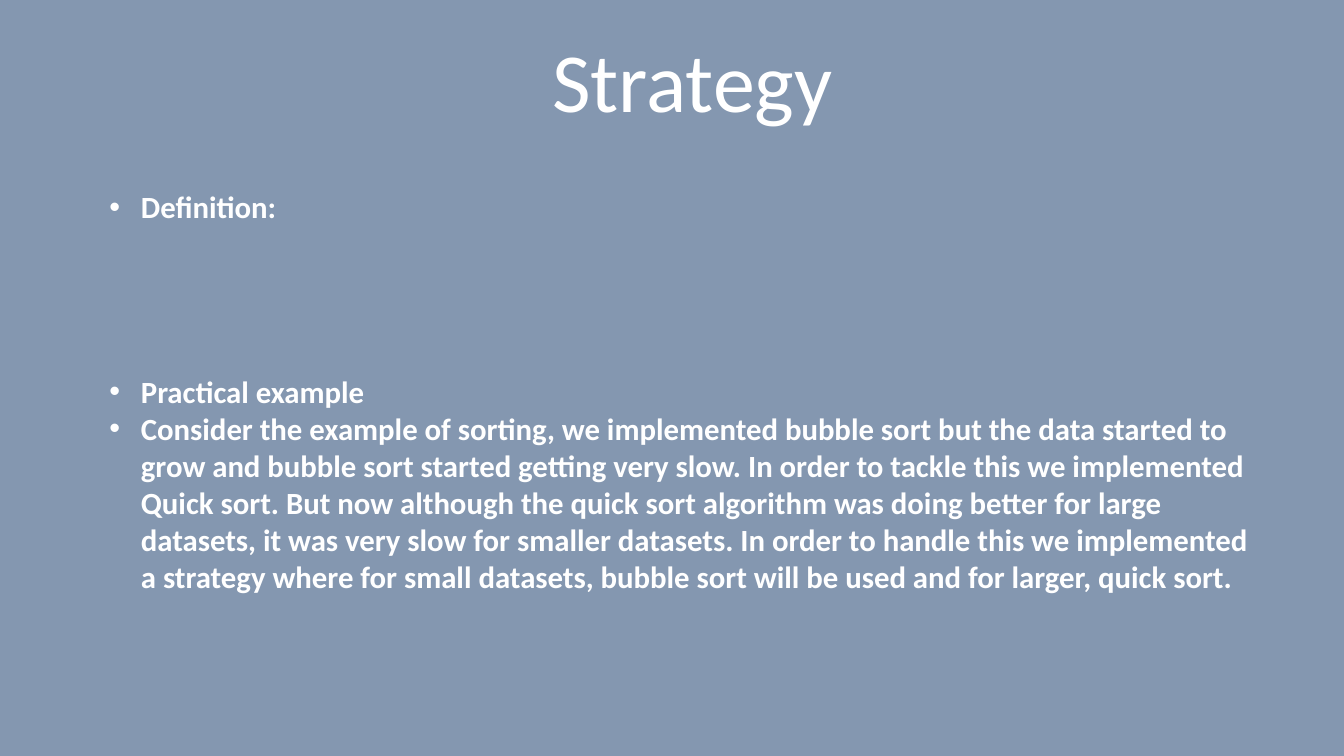
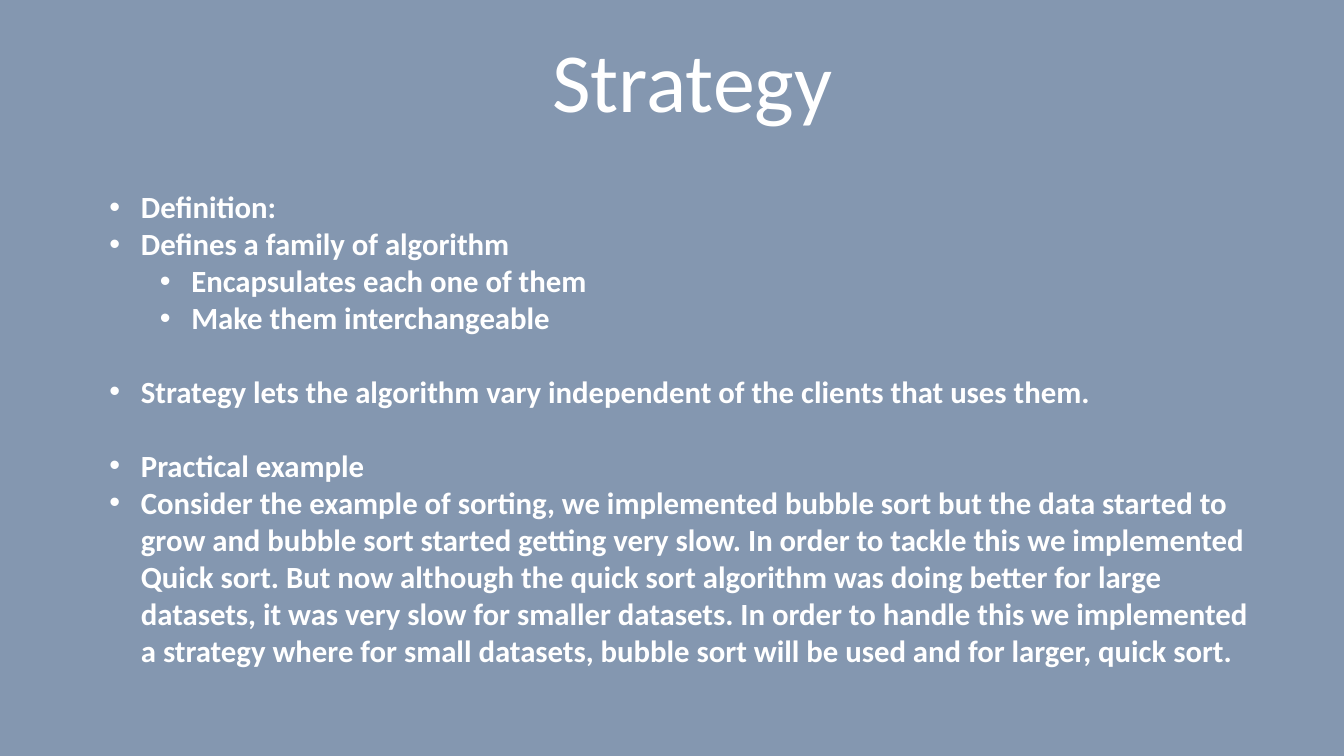
Before and after one commit to vilasvarghese/freshers, a slide deck: slide 20 of 6DesignPatterns.pptx. Drawn at 1344x756 pixels with LibreOffice and Linux fonts; fonts in the diff are those of the drawing. Boxes give left, top, right and bottom in pixels: in the first picture for what was removed or moved away, otherwise in the second. Text is boxed around its words. In the diff, an @@ line names an element or a change of style, - is before the commit and + after.

```diff
--- a/6DesignPatterns.pptx
+++ b/6DesignPatterns.pptx
@@ text at (x1=141, y1=233, x2=1090, y2=408): paragraphs added @@
+• Defines a family of algorithm
+  • Encapsulates each one of them
+  • Make them interchangeable
+• Strategy lets the algorithm vary independent of the clients that uses them.
```
Also in this commit, not shown: 8 other slides changed, 3 slides added, 2 slides removed, 1 other file.
